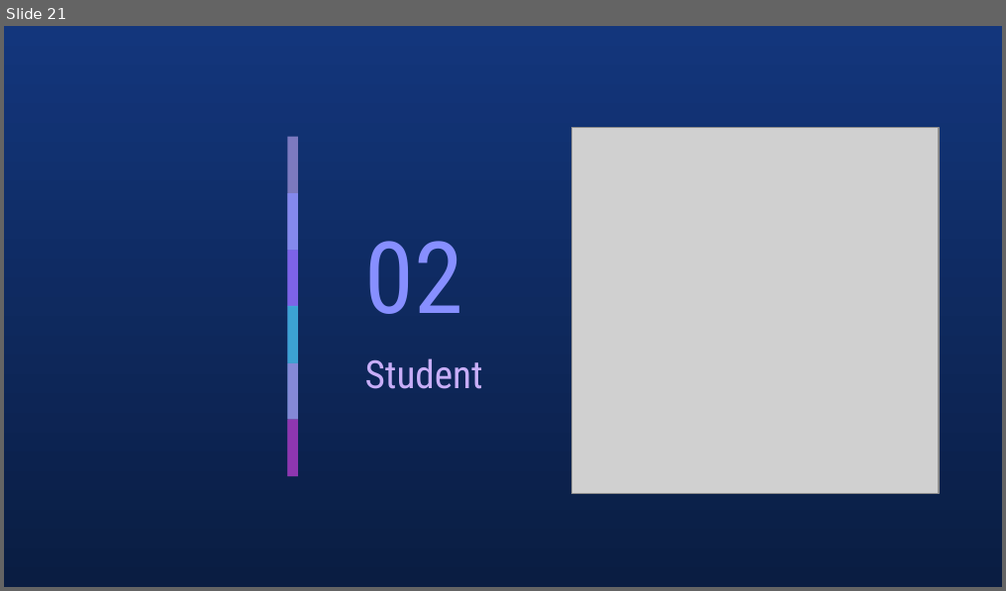
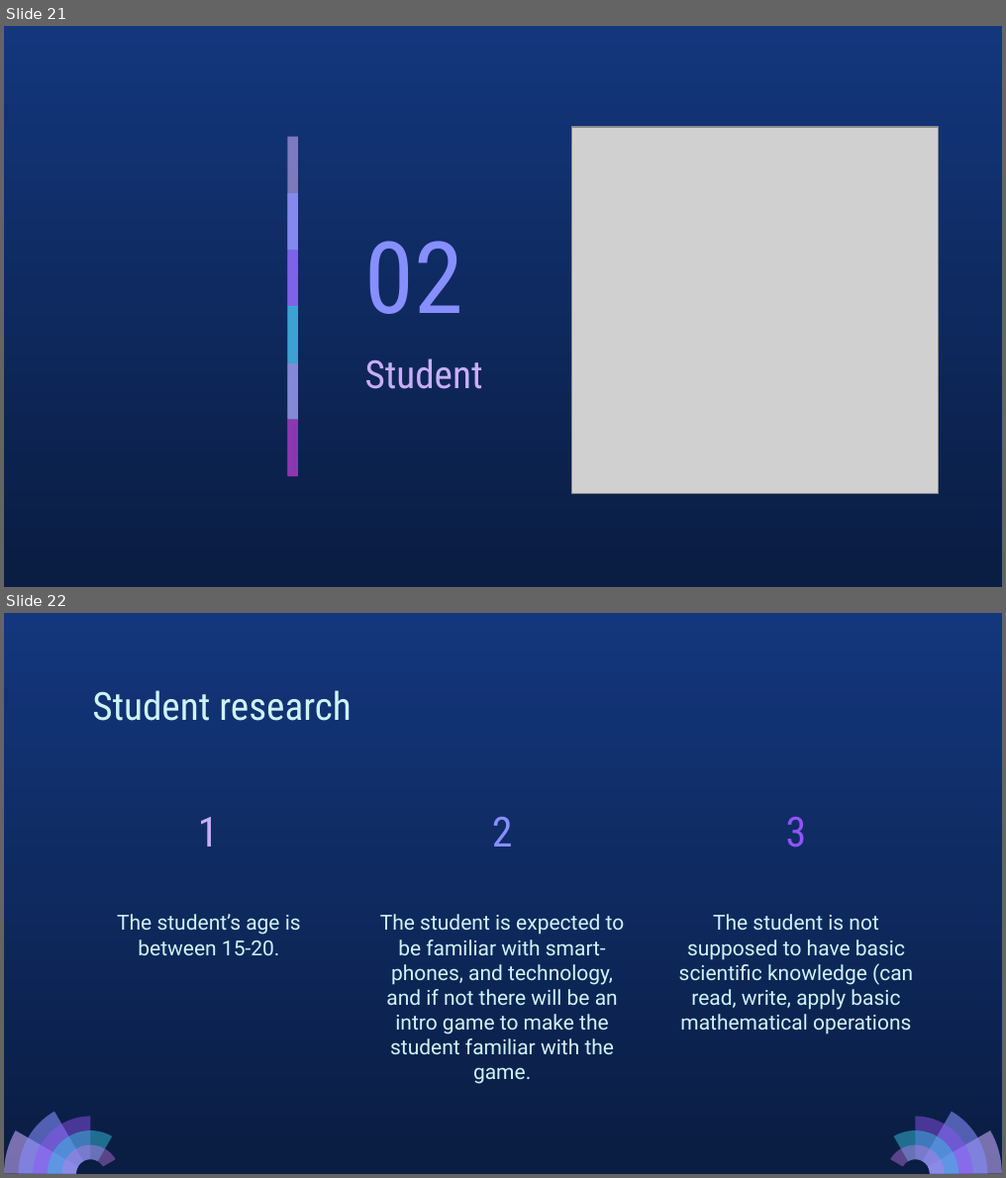
Before and after one commit to Abdullahaml1/cse608-assignments, a slide deck: Assignment_2/Assignment_2_presentation.pptx. Shown one above the other, each under a label of ours: slide 21 before the commit, slides 21 and 22 after it. The pictures are 1006x591 and 1006x1178 pixels, drawn with LibreOffice and Linux fonts; fonts in the diff are those of the drawing; grey boxes stand for pictures. Boxes give left, top, right and bottom in pixels: in the first picture for what was removed or moved away, otherwise in the second. Text is boxed around its words. In the diff, an @@ line names an element or a change of style, - is before the commit and + after.

Commit message:
adding user research and some modifications

```diff
--- a/Assignment_2/Assignment_2_presentation.pptx
+++ b/Assignment_2/Assignment_2_presentation.pptx
@@ slide 22 added at (4,613,1002,1174), background gradient #13367C to #0A1D42 @@
@@ title added at (92,690,351,721), 28 pt, text #CEF3F5 @@
+Student research
@@ title added at (198,817,219,847), 30 pt, text #C8AEF8 @@
+1
@@ title added at (492,817,513,847), 30 pt, text #878FFF @@
+2
@@ title added at (786,817,807,848), 30 pt, text #9154F8 @@
+3
@@ subtitle added at (117,914,301,956), 15 pt, text #CEF3F5 @@
+The student’s age is between 15-20.
@@ subtitle added at (380,914,625,1084), 15 pt, text #CEF3F5 @@
+The student is expected to be familiar with smart-phones, and technology, and if not there will be an intro game to make the student familiar with the game.
@@ subtitle added at (679,914,913,1035), 15 pt, text #CEF3F5 @@
+The student is not supposed to have basic scientific knowledge (can read, write, apply basic mathematical operations
@@ group added at (4,1112,116,1174): 5 freeform shapes @@
@@ group added at (890,1112,1002,1174): 5 freeform shapes @@
```
Also in this commit, not shown: 21 slides changed, 3 other slides added, 4 slides removed, 4 other files.
